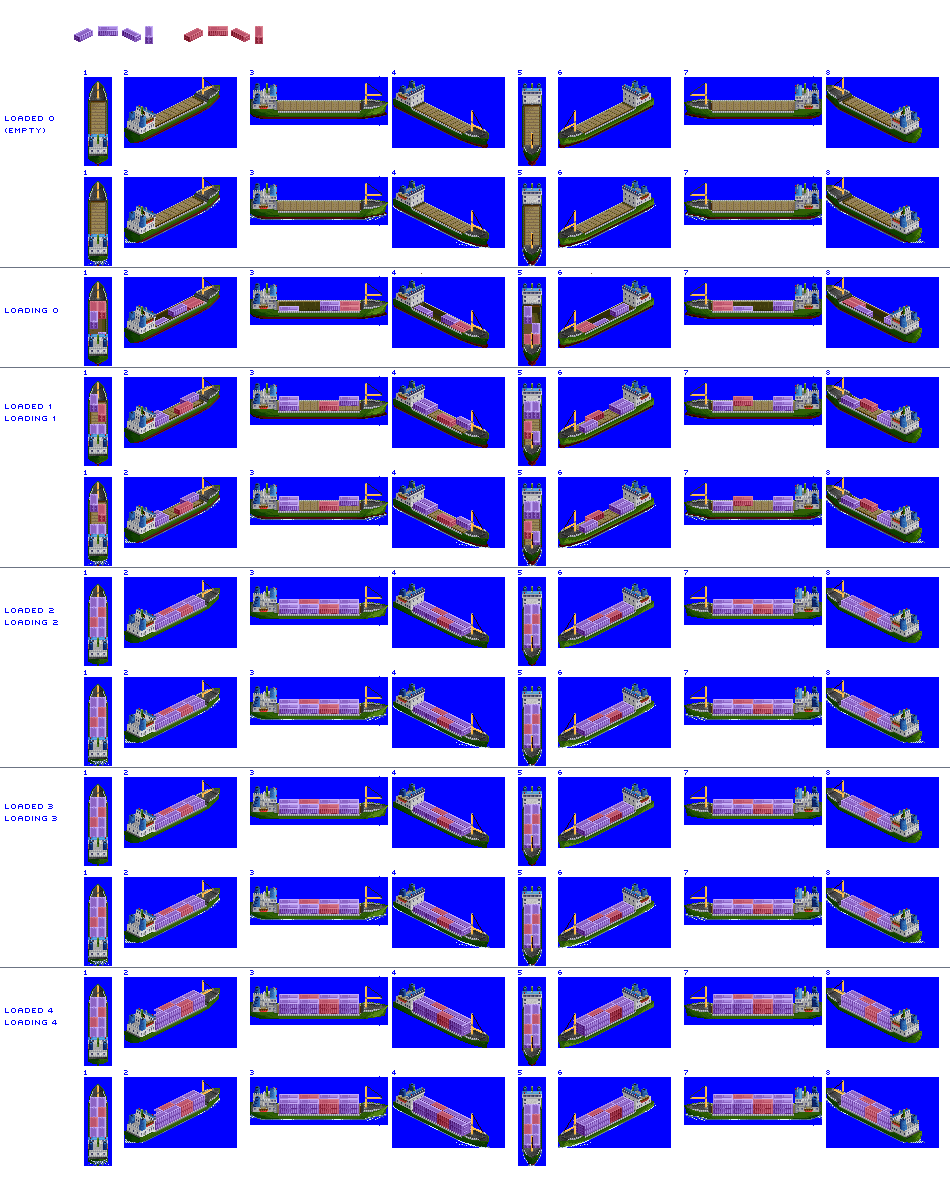
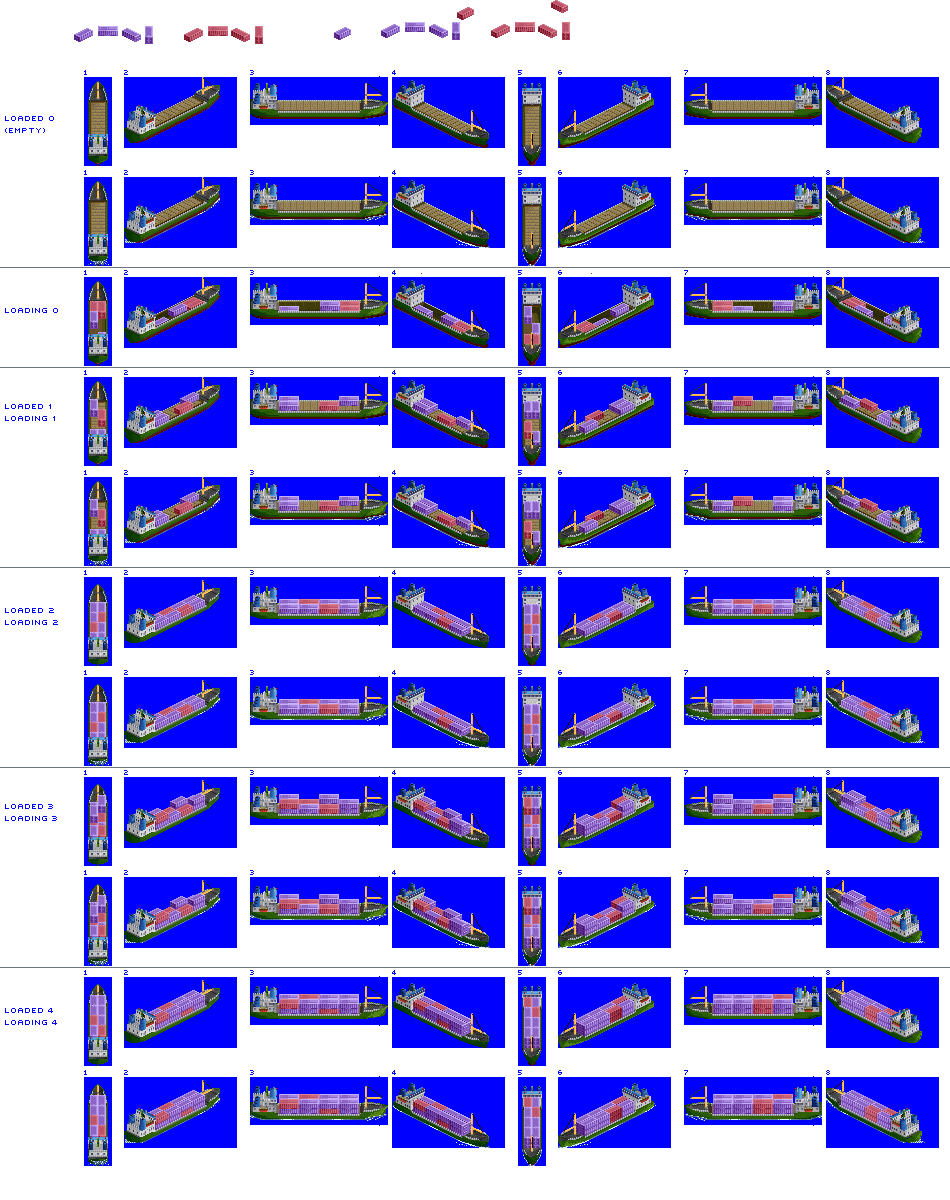
Layer changes from the first 950 x 1200 image to the second:
painted on "containers" over [90, 0, 898, 1145]
